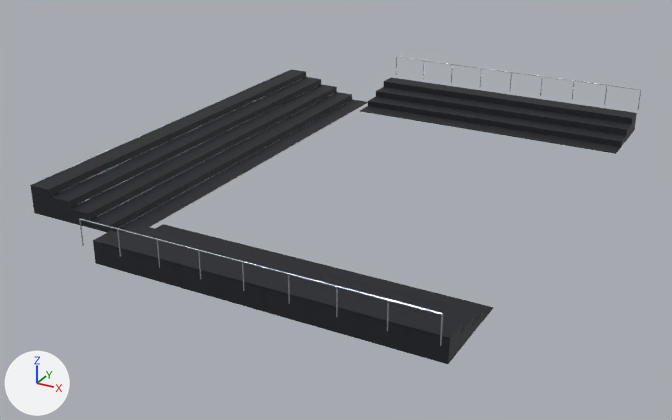
Before and after pictures for a commit that changed the FBX model ArtSource/Export/SM_AudienceArchitecture.fbx.
One viewpoint serves both versions: a camera (50 mm lens) standing at (13.7, -31.4, 13.9) and looking at (-2.9, -1.2, -1.2). Lighting does not change. The marker at lower left points along +X, +Y and +Z. The first picture is the older version.

Names of what the first picture shows: 'SM_AudienceArchitecture'.
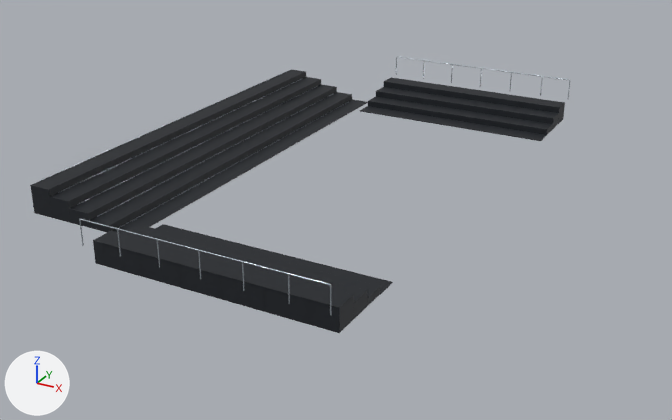
What changed in the scene script:
```text
Change me_cube_2235:
    used by ob_sm_audiencearchitecture; location = (0.0, 0.0, 0.0)
    remove me_cube_2235.from_pydata(...)  # 2208 vertices, 2044 faces; spans x -11.2..6.1, y -11.7..11.7, z 0.0..1.8
    add me_cube_2235.from_pydata(...)  # 2112 vertices, 1988 faces; spans x -11.2..2.7, y -11.7..11.7, z 0.0..1.8
    me_cube_2235 part 1: the loose piece of 24 vertices spanning x 2.9, y -11.7, z 0.8..1.8 is moved by (-0.2, 0.0, 0.0)
    me_cube_2235 part 2: the loose piece of 24 vertices spanning x 6.0, y -11.7, z 0.8..1.8 is deleted
    me_cube_2235 part 3: the loose piece of 24 vertices spanning x 4.4..4.5, y -11.7, z 0.8..1.8 is deleted
    me_cube_2235 part 4: 204 vertices moved from x 6.0..6.1, y -11.7..-7.7, z 0.0..1.8 to x 2.7, y -11.7..-7.7, z 0.0..1.8
    me_cube_2235 part 5: 204 vertices moved from x 6.0..6.1, y 7.7..11.7, z 0.0..1.8 to x 2.7, y 7.7..11.7, z 0.0..1.8
    other edits to the shape of me_cube_2235 do not show in these pictures
```

Boxes [x1, y1, x2, y2] around the edits, measured in the pictures (672 x 420 px; the box of a moved part takes in the faces that stretch with it):
'SM_AudienceArchitecture', reshaped (12% narrower, 10% shorter): before [30, 57, 641, 364]; after [30, 57, 570, 333]
part 1 of me_cube_2235, moved or reshaped: before [336, 287, 338, 317]; after [330, 285, 331, 315]
part 2 of me_cube_2235, deleted: before [440, 314, 443, 346]
part 3 of me_cube_2235, deleted: before [387, 300, 389, 331]
part 4 of me_cube_2235, moved or reshaped: before [80, 219, 493, 364]; after [80, 219, 393, 333]
part 5 of me_cube_2235, moved or reshaped: before [360, 57, 641, 154]; after [360, 57, 570, 141]
